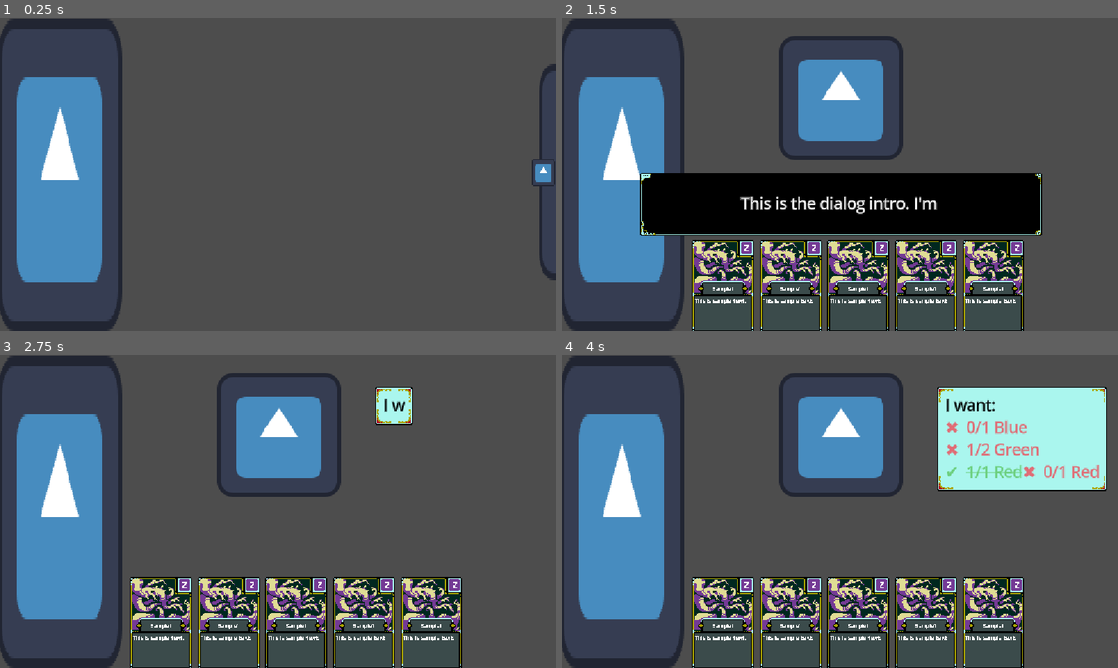
Above: before the commit, frames 1-4 (two rows, left to right).
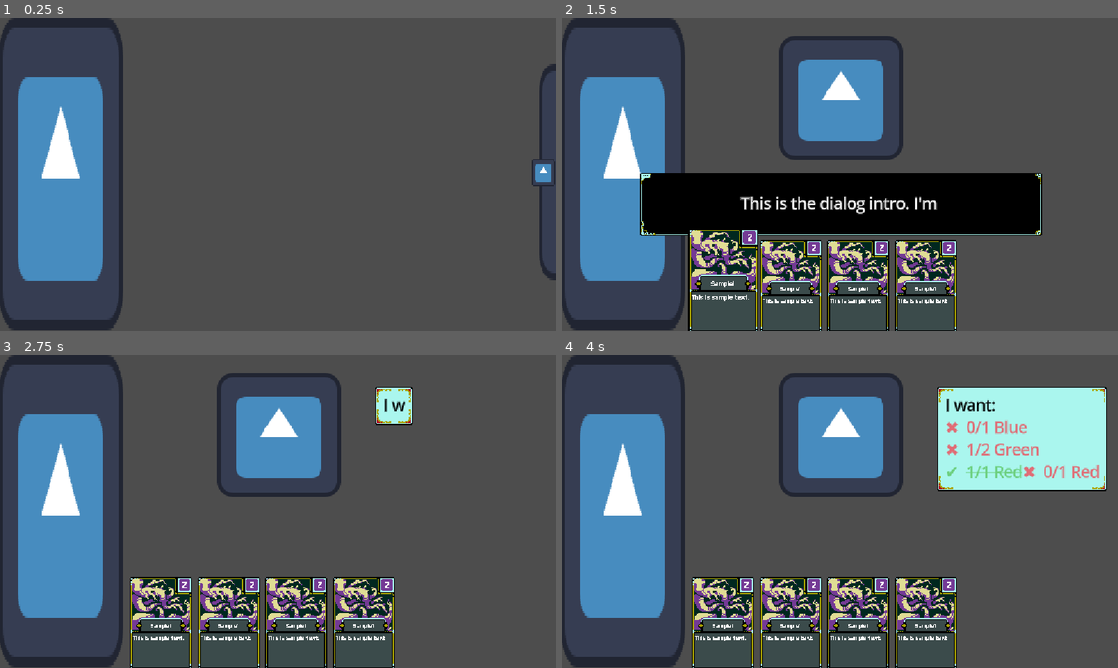
Above: after the commit, the same moments.

Repository: uGustaHd/CafeGJProject
Game: Godot game, scene res://Scenes/main.tscn
Two runs of this game, one before a commit and one after it. Both use one fixed random seed, a clock stepped at 60 frames per second and the inputs below. The engine's default icon, where the game draws it, is replaced by a stand-in: a white triangle on a blue panel in a dark square.
Inputs (mouse positions are in pixels of both pictures, inside the frame that each line leads up to):
- Up to frame 1 (0.25 s): no input
- Up to frame 2 (1.5 s): click (1106, 171) at 0.5 s; click (723, 287) at 1.27 s
- Up to frame 3 (2.75 s): tap Enter (ui_accept) at 2, 2.27 s; move the mouse to (400, 495) at 2.02 s; hold Right (ui_right) from 2.03 s (still down)
- Up to frame 4 (4 s): move the mouse to (728, 527) at 2.77 s; release Right (ui_right) at 2.78 s; hold Down (ui_down) 2.78-3.53 s; tap Enter (ui_accept) at 3.02, 3.5 s; move the mouse to (895, 442) at 3.52 s; hold Right (ui_right) from 3.53 s (still down)

The runs differ from the first frame. In frame 1, 1.1% of the frame differs, in the area x 0-23%, y 0-100%; in frame 2, 5.4%, in the area x 0-84%, y 0-100%; in frame 3, 3.0%; in frame 4, 3.0%.

Commit message:
Added card animation
Also added activate func

Diff:
--- a/Scenes/main.tscn
+++ b/Scenes/main.tscn
@@ -51,6 +51,7 @@
 offset_top = 230.0
 offset_right = 500.0
 offset_bottom = 330.0
+mouse_filter = 2
 script = ExtResource("9_wsu2k")
 
 [node name="HandHBox" type="HBoxContainer" parent="CardManager/HandHolder/HandUI"]
@@ -58,6 +59,7 @@
 anchors_preset = -1
 offset_right = 648.0
 offset_bottom = 95.0
+mouse_filter = 2
 theme_override_constants/separation = 72
 script = ExtResource("10_k12tt")
 
@@ -121,9 +123,8 @@
 [node name="JoyAnguishMeters" type="Control" parent="UIControl"]
 anchors_preset = 0
 offset_left = -1.0
-offset_top = 55.0
-offset_right = 178.0
-offset_bottom = 652.0
+offset_right = 128.0
+offset_bottom = 330.0
 script = ExtResource("9_ynf5e")
 
 [node name="TextureRect" type="TextureRect" parent="UIControl/JoyAnguishMeters"]
@@ -131,10 +132,9 @@
 anchors_preset = 4
 anchor_top = 0.5
 anchor_bottom = 0.5
-offset_left = -1.0
-offset_top = -352.5
-offset_right = 127.0
-offset_bottom = -29.5
+offset_top = -165.0
+offset_right = 128.0
+offset_bottom = 158.0
 grow_vertical = 2
 texture = ExtResource("7_6bp64")
 
@@ -143,10 +143,10 @@
 anchors_preset = 4
 anchor_top = 0.5
 anchor_bottom = 0.5
-offset_left = 2.0
-offset_top = -353.5
-offset_right = 61.0
-offset_bottom = -30.0
+offset_left = 52.0
+offset_top = -165.0
+offset_right = 86.0
+offset_bottom = 158.5
 grow_vertical = 2
 fill_mode = 3
 nine_patch_stretch = true
@@ -160,10 +160,10 @@
 anchor_top = 0.5
 anchor_right = 1.0
 anchor_bottom = 0.5
-offset_left = -109.0
-offset_top = -355.5
-offset_right = -53.0
-offset_bottom = -30.0
+offset_left = -127.0
+offset_top = -165.0
+offset_right = -93.0
+offset_bottom = 159.0
 grow_horizontal = 0
 grow_vertical = 2
 fill_mode = 3
--- a/card system/card_generic.gd
+++ b/card system/card_generic.gd
@@ -1,15 +1,18 @@
 extends Control
 
-
+#region data
 var card_resource : Card
 
-@onready var effect_text : RichTextLabel = $Base/EffectText
-@onready var title : RichTextLabel = $Art/Title
-@onready var energy_cost : RichTextLabel = $CostIcon/EnergyCost
-@onready var art : TextureRect = $Art
+@onready var animation : AnimationPlayer = $AnimationPlayer
+@onready var button : Button = $Visuals/Button
 
+@onready var effect_text : RichTextLabel = $Visuals/Base/EffectText
+@onready var title : RichTextLabel = $Visuals/Art/Title
+@onready var energy_cost : RichTextLabel = $Visuals/CostIcon/EnergyCost
+@onready var art : TextureRect = $Visuals/Art
+#endregion
 
-
+#region fill card
 # Called by HandHolder once card resource is added.
 func initialize_card(source_card : Card) -> void:
 	card_resource = source_card
@@ -18,7 +21,30 @@
 	energy_cost.text = str(card_resource.energy_cost)
 	effect_text.text = card_resource.effect_text
 	fill_additional_costs()
+	fill_effect_text()
 
 #TODO: If card has costs other that energy, should add those icons to card.
 func fill_additional_costs() -> void:
 	pass
+
+#TODO: Should generate text for numerical effects
+func fill_effect_text() -> void:
+	pass
+
+#endregion
+
+func activate() -> void:
+	queue_free()
+
+#region incoming signals
+func _on_button_button_down() -> void:
+	activate()
+
+#WARNING: Animation breaks if moused over too fast
+func _on_button_mouse_entered() -> void:
+	animation.play("focus_card")
+
+func _on_button_mouse_exited() -> void:
+	animation.play_backwards("focus_card")
+
+#endregion
--- a/card system/card_generic.tscn
+++ b/card system/card_generic.tscn
@@ -7,21 +7,111 @@
 [ext_resource type="Texture2D" uid="uid://csc8mcpkn3j0v" path="res://card system/card_assets/Border_ver_1.png" id="3_r7wv5"]
 [ext_resource type="Texture2D" uid="uid://cenroamv2p1t6" path="res://card system/card_assets/ManaCost_ver.1.png" id="4_11dsn"]
 
+[sub_resource type="Animation" id="Animation_r7wv5"]
+resource_name = "focus_card"
+length = 0.2
+tracks/0/type = "value"
+tracks/0/imported = false
+tracks/0/enabled = true
+tracks/0/path = NodePath("Visuals:scale")
+tracks/0/interp = 1
+tracks/0/loop_wrap = true
+tracks/0/keys = {
+"times": PackedFloat32Array(0, 0.2),
+"transitions": PackedFloat32Array(1, 1),
+"update": 0,
+"values": [Vector2(1, 1), Vector2(1.2, 1.2)]
+}
+tracks/1/type = "value"
+tracks/1/imported = false
+tracks/1/enabled = true
+tracks/1/path = NodePath("Visuals:position")
+tracks/1/interp = 1
+tracks/1/loop_wrap = true
+tracks/1/keys = {
+"times": PackedFloat32Array(0, 0.2),
+"transitions": PackedFloat32Array(1, 1),
+"update": 0,
+"values": [Vector2(0, 0), Vector2(0, -10)]
+}
+tracks/2/type = "value"
+tracks/2/imported = false
+tracks/2/enabled = true
+tracks/2/path = NodePath("Visuals:z_index")
+tracks/2/interp = 1
+tracks/2/loop_wrap = true
+tracks/2/keys = {
+"times": PackedFloat32Array(0, 0.1),
+"transitions": PackedFloat32Array(1, 1),
+"update": 1,
+"values": [0, 1]
+}
+
+[sub_resource type="Animation" id="Animation_11dsn"]
+length = 0.001
+tracks/0/type = "value"
+tracks/0/imported = false
+tracks/0/enabled = true
+tracks/0/path = NodePath("Visuals:scale")
+tracks/0/interp = 1
+tracks/0/loop_wrap = true
+tracks/0/keys = {
+"times": PackedFloat32Array(0),
+"transitions": PackedFloat32Array(1),
+"update": 0,
+"values": [Vector2(1, 1)]
+}
+tracks/1/type = "value"
+tracks/1/imported = false
+tracks/1/enabled = true
+tracks/1/path = NodePath("Visuals:position")
+tracks/1/interp = 1
+tracks/1/loop_wrap = true
+tracks/1/keys = {
+"times": PackedFloat32Array(0),
+"transitions": PackedFloat32Array(1),
+"update": 0,
+"values": [Vector2(0, 0)]
+}
+tracks/2/type = "value"
+tracks/2/imported = false
+tracks/2/enabled = true
+tracks/2/path = NodePath("Visuals:z_index")
+tracks/2/interp = 1
+tracks/2/loop_wrap = true
+tracks/2/keys = {
+"times": PackedFloat32Array(0),
+"transitions": PackedFloat32Array(1),
+"update": 1,
+"values": [0]
+}
+
+[sub_resource type="AnimationLibrary" id="AnimationLibrary_jlo26"]
+_data = {
+&"RESET": SubResource("Animation_11dsn"),
+&"focus_card": SubResource("Animation_r7wv5")
+}
+
 [node name="CardGeneric" type="Control"]
 layout_mode = 3
 anchors_preset = 0
 script = ExtResource("1_1q60f")
 
-[node name="Base" type="TextureRect" parent="."]
+[node name="Visuals" type="Control" parent="."]
+anchors_preset = 0
+offset_right = 40.0
+offset_bottom = 40.0
+pivot_offset = Vector2(32, 43)
+
+[node name="Base" type="TextureRect" parent="Visuals"]
 layout_mode = 0
 offset_left = 2.0
 offset_top = 56.0
 offset_right = 62.0
 offset_bottom = 96.0
 texture = ExtResource("1_sj6e3")
-metadata/_edit_use_anchors_ = true
 
-[node name="EffectText" type="RichTextLabel" parent="Base"]
+[node name="EffectText" type="RichTextLabel" parent="Visuals/Base"]
 layout_mode = 0
 offset_left = 1.0
 offset_top = 2.0
@@ -29,18 +119,16 @@
 offset_bottom = 37.0
 theme = ExtResource("3_11dsn")
 text = "This is the card text."
-metadata/_edit_use_anchors_ = true
 
-[node name="Art" type="TextureRect" parent="."]
+[node name="Art" type="TextureRect" parent="Visuals"]
 layout_mode = 0
 offset_left = 1.0
 offset_top = 1.0
 offset_right = 62.6
 offset_bottom = 57.0
 texture = ExtResource("3_1q60f")
-metadata/_edit_use_anchors_ = true
 
-[node name="Title" type="RichTextLabel" parent="Art"]
+[node name="Title" type="RichTextLabel" parent="Visuals/Art"]
 layout_mode = 0
 offset_left = 10.0
 offset_top = 43.0
@@ -51,22 +139,20 @@
 horizontal_alignment = 1
 vertical_alignment = 1
 
-[node name="Border" type="TextureRect" parent="."]
+[node name="Border" type="TextureRect" parent="Visuals"]
 layout_mode = 0
 offset_right = 64.0
 offset_bottom = 96.0
 texture = ExtResource("3_r7wv5")
-metadata/_edit_use_anchors_ = true
 
-[node name="CostIcon" type="TextureRect" parent="."]
+[node name="CostIcon" type="TextureRect" parent="Visuals"]
 layout_mode = 0
 offset_left = 48.0
 offset_right = 64.0
 offset_bottom = 16.0
 texture = ExtResource("4_11dsn")
-metadata/_edit_use_anchors_ = true
 
-[node name="EnergyCost" type="RichTextLabel" parent="CostIcon"]
+[node name="EnergyCost" type="RichTextLabel" parent="Visuals/CostIcon"]
 layout_mode = 0
 offset_left = 2.0
 offset_right = 16.0
@@ -76,3 +162,18 @@
 text = "0"
 horizontal_alignment = 1
 vertical_alignment = 1
+
+[node name="Button" type="Button" parent="Visuals"]
+self_modulate = Color(0.011764706, 0.011764706, 0.011764706, 0)
+layout_mode = 0
+offset_right = 64.0
+offset_bottom = 97.0
+
+[node name="AnimationPlayer" type="AnimationPlayer" parent="."]
+libraries = {
+&"": SubResource("AnimationLibrary_jlo26")
+}
+
+[connection signal="button_down" from="Visuals/Button" to="." method="_on_button_button_down"]
+[connection signal="mouse_entered" from="Visuals/Button" to="." method="_on_button_mouse_entered"]
+[connection signal="mouse_exited" from="Visuals/Button" to="." method="_on_button_mouse_exited"]
Not shown: 1 places in card system/card_generic.tscn that only renumber resources
